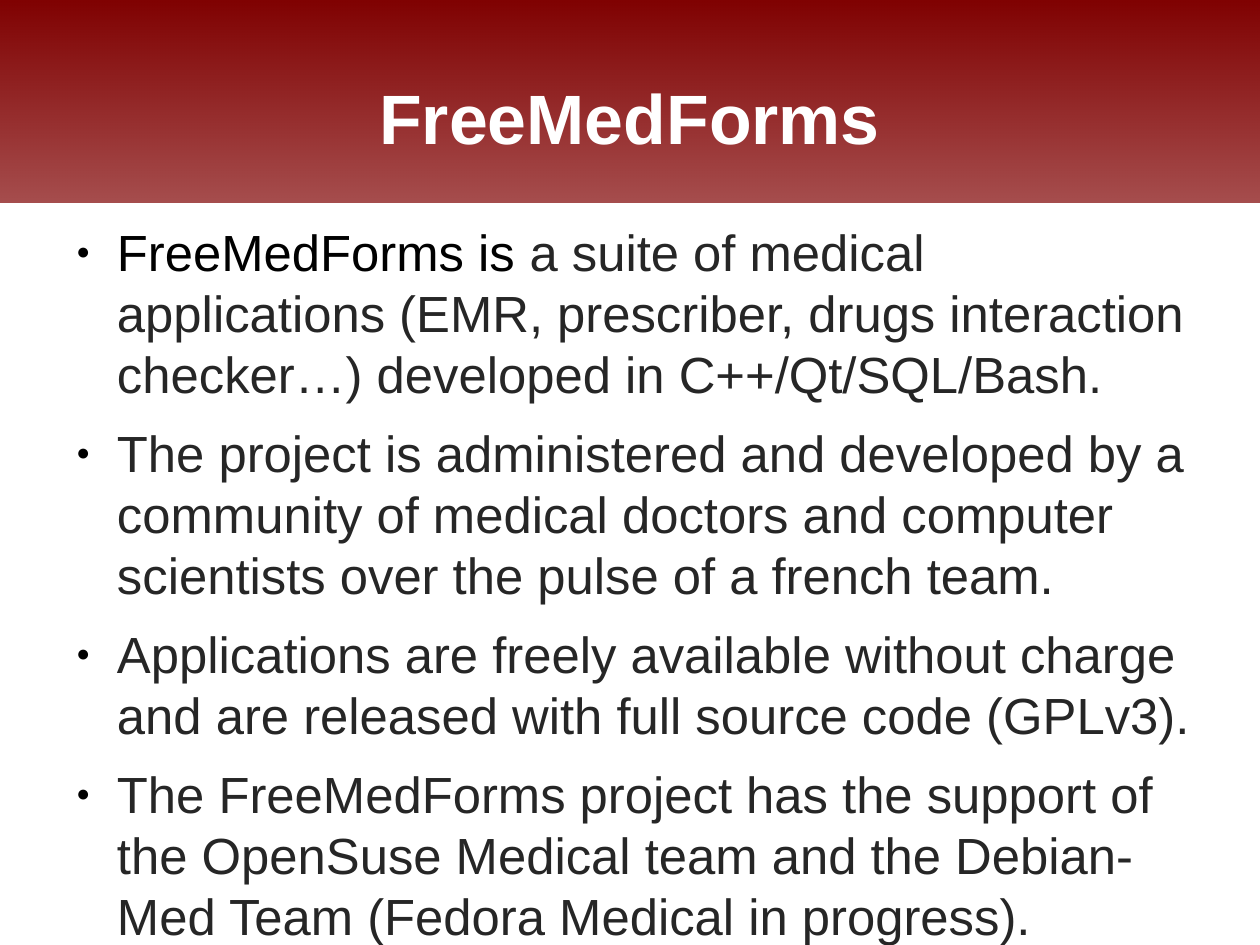
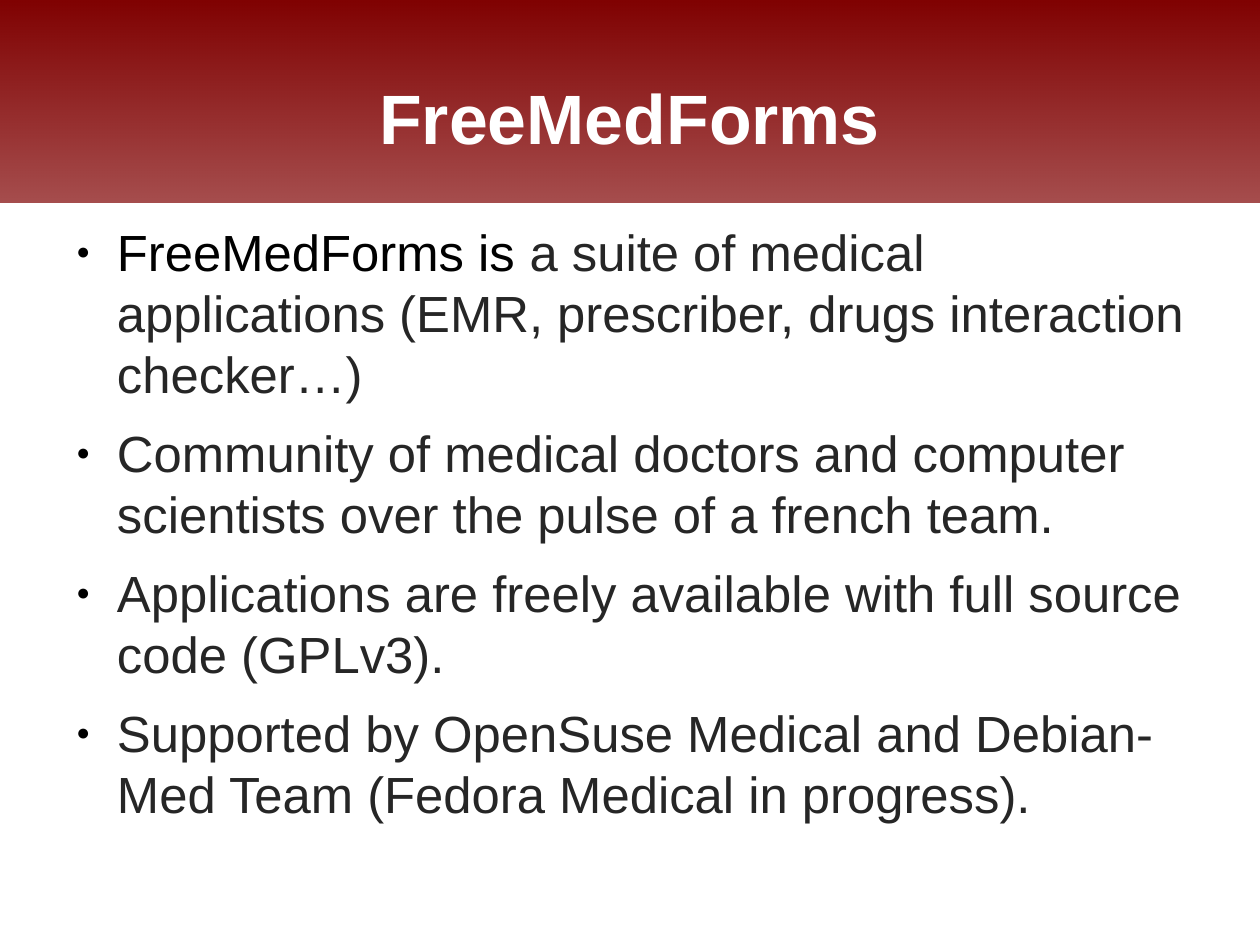
Before and after one commit to FreeHealth/freehealth, a slide deck: slide 2 of science/freemedforms_fosdem2011.odp. Drawn at 1260x945 pixels with LibreOffice and Linux fonts; fonts in the diff are those of the drawing; background and template pictures are left out. Boxes give left, top, right and bottom in pixels: in the first picture for what was removed or moved away, otherwise in the second. Text is boxed around its words. In the diff, an @@ line names an element or a change of style, - is before the commit and + after.

```diff
--- a/science/freemedforms_fosdem2011.odp
+++ b/science/freemedforms_fosdem2011.odp
@@ text at (117,234,1183,824): text changed @@
-● FreeMedForms is a suite of medical applications (EMR, prescriber, drugs interaction checker…) developed in C++/Qt/SQL/Bash.
-● The project is administered and developed by a community of medical doctors and computer scientists over the pulse of a french team.
-● Applications are freely available without charge and are released with full source code (GPLv3).
-● The FreeMedForms project has the support of the OpenSuse Medical team and the Debian-Med Team (Fedora Medical in progress).
+● FreeMedForms is a suite of medical applications (EMR, prescriber, drugs interaction checker…)
+● Community of medical doctors and computer scientists over the pulse of a french team.
+● Applications are freely available with full source code (GPLv3).
+● Supported by OpenSuse Medical and Debian-Med Team (Fedora Medical in progress).
```
Also in this commit, not shown: 3 other slides changed, 4 slides added, 4 slides removed.
